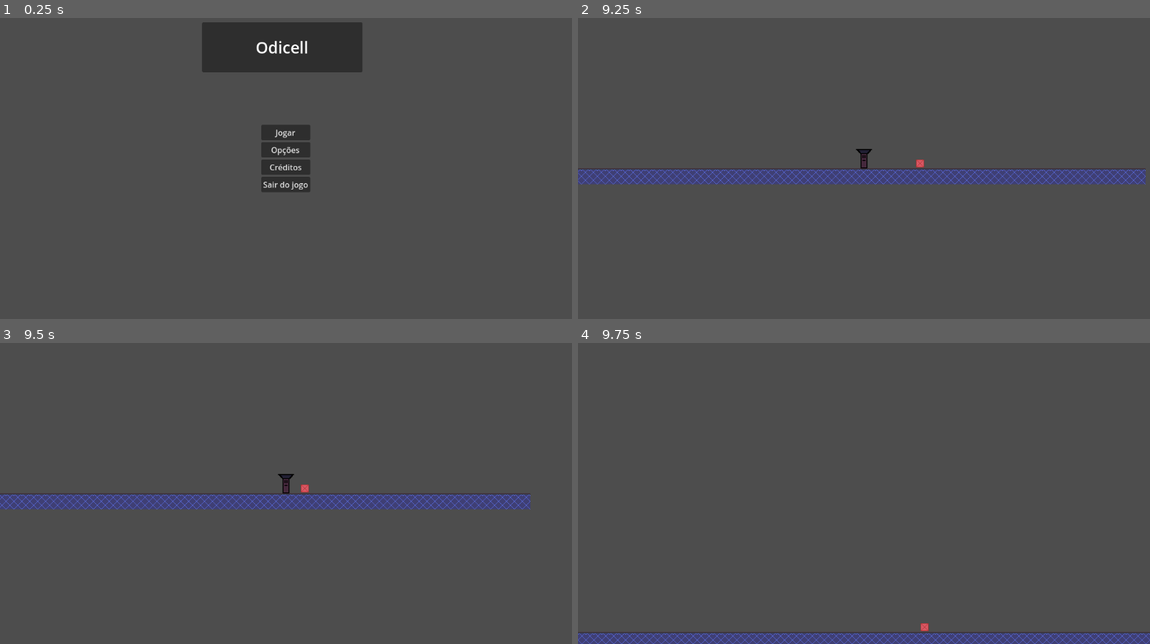
Above: before the commit, frames 1-4 (two rows, left to right).
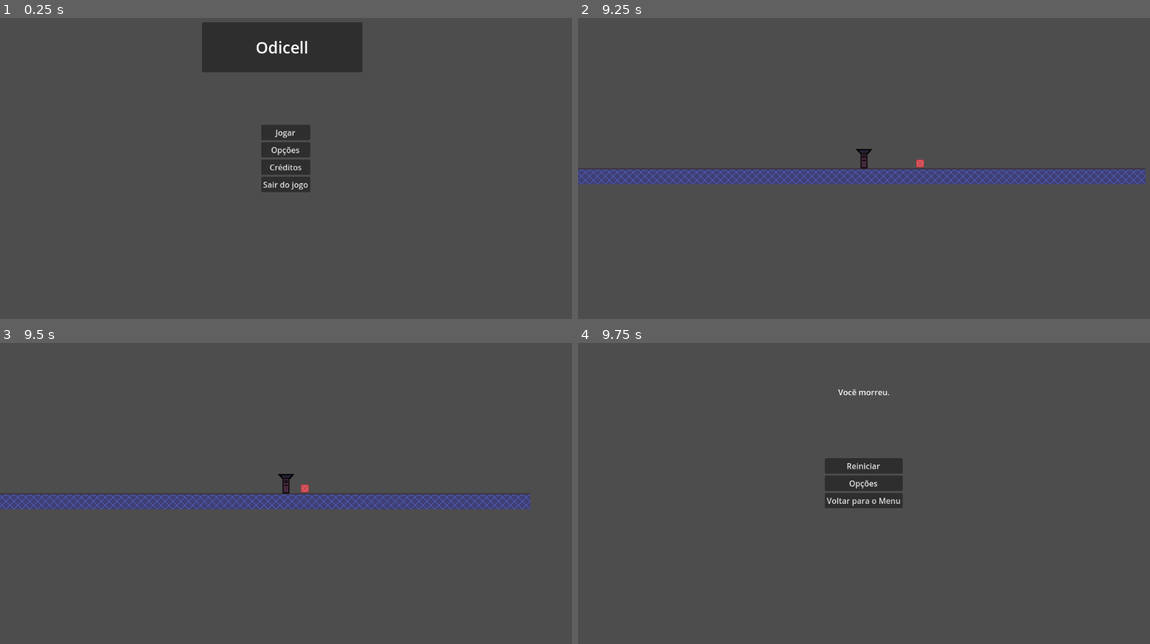
Above: after the commit, the same moments.

Repository: qfaxas/alpha_odicell
Game: Godot game, scene res://cenas/menu_principal.tscn
Same seed, same stepped clock (60 frames per second), same inputs: the game is played once before the commit and once after it.
Inputs:
- Up to frame 1 (0.25 s): no input
- Up to frame 2 (9.25 s): click "Jogar" at 0.5 s; tap Enter (ui_accept) at 1.25, 1.52, 2.27, 3.77, 4.52, 5.27, 6.77, 7.52, 8.27 s; hold Right (ui_right) 1.28-2.78 s; hold Left (ui_left) 2.78-3.53 s; hold Right (ui_right) 3.53-5.03 s; hold Left (ui_left) 5.03-5.78 s; hold Right (ui_right) 5.78-6.53 s; hold Left (ui_left) 6.53-8.03 s; hold Right (ui_right) from 8.03 s (still down)
- Up to frame 3 (9.5 s): keep holding Right (ui_right)
- Up to frame 4 (9.75 s): keep holding Right (ui_right)

Frames 1-3 are identical in both runs. In frame 4, 6.0% of the frame differs, in the area x 0-100%, y 15-100%.

Commit message:
adicionei menu de morte

Diff:
--- a/cenas/menu_morte.tscn
+++ b/cenas/menu_morte.tscn
@@ -19,9 +19,9 @@
 grow_horizontal = 2
 grow_vertical = 2
 theme_override_constants/margin_left = 32
-theme_override_constants/margin_top = 32
+theme_override_constants/margin_top = 128
 theme_override_constants/margin_right = 32
-theme_override_constants/margin_bottom = 32
+theme_override_constants/margin_bottom = 128
 
 [node name="VBoxContainer" type="VBoxContainer" parent="MarginContainer"]
 layout_mode = 2
@@ -40,6 +40,12 @@
 layout_mode = 2
 text = "Voltar para o Menu"
 
+[node name="Label" type="Label" parent="MarginContainer"]
+layout_mode = 2
+size_flags_horizontal = 4
+size_flags_vertical = 0
+text = "Você morreu."
+
 [connection signal="pressed" from="MarginContainer/VBoxContainer/restart" to="." method="_on_restart_pressed"]
 [connection signal="pressed" from="MarginContainer/VBoxContainer/options" to="." method="_on_options_pressed"]
 [connection signal="pressed" from="MarginContainer/VBoxContainer/back" to="." method="_on_back_pressed"]
--- a/scripts/personagem_principal.gd
+++ b/scripts/personagem_principal.gd
@@ -28,4 +28,4 @@
 	move_and_slide()
 
 func morrer():
-	queue_free()
+	get_tree().change_scene_to_file("res://cenas/menu_morte.tscn")
